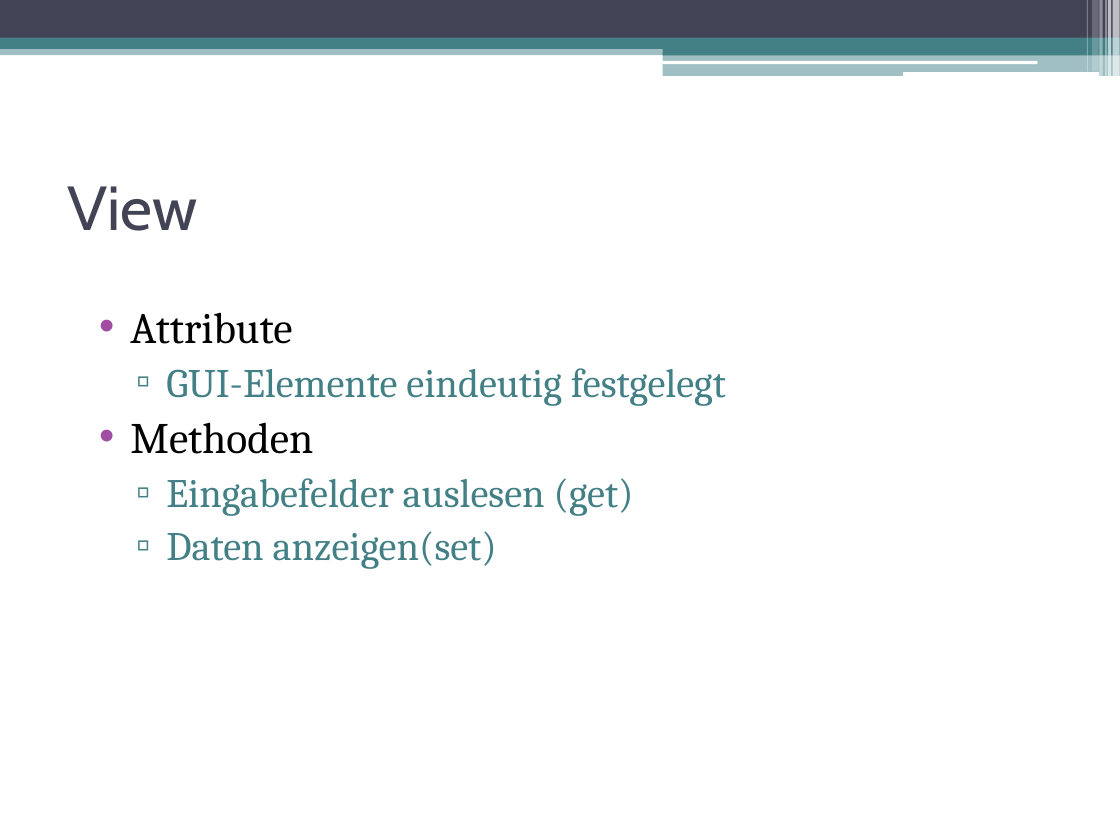
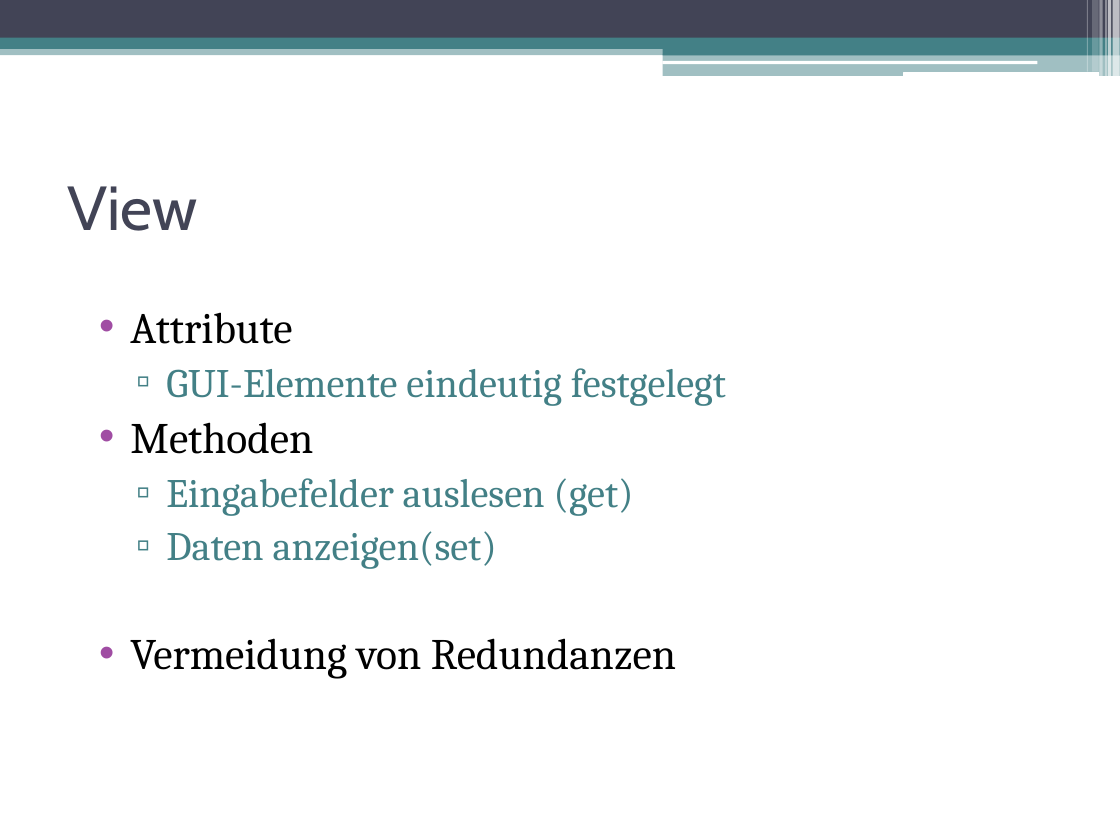
Before and after one commit to DanJoeHa/Fallstudie, a slide deck: slide 9 of Projektmanagement/Abschlusspräsentation.pptx. Drawn at 1120x840 pixels with LibreOffice and Linux fonts; fonts in the diff are those of the drawing. Boxes give left, top, right and bottom in pixels: in the first picture for what was removed or moved away, otherwise in the second. Text is boxed around its words. In the diff, an @@ line names an element or a change of style, - is before the commit and + after.

```diff
--- a/Projektmanagement/Abschlusspräsentation.pptx
+++ b/Projektmanagement/Abschlusspräsentation.pptx
@@ text at box(130, 638, 676, 679): paragraph added @@
+• Vermeidung von Redundanzen
```
Also in this commit, not shown: 7 other slides changed, 4 slides added, 1 slide removed, 1 other file.
